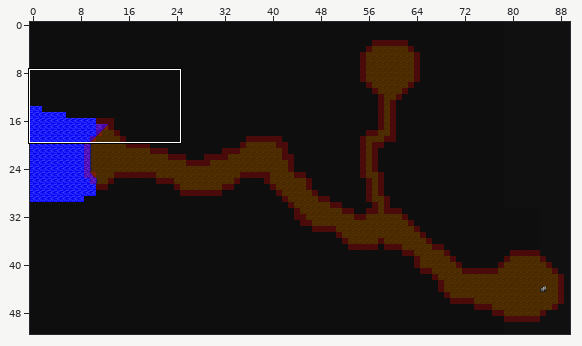
Tiled map -- maps/tunnela.tmx. The picture above shows the old version from afar; the outline marks the close-up.
Close-up. As it was:
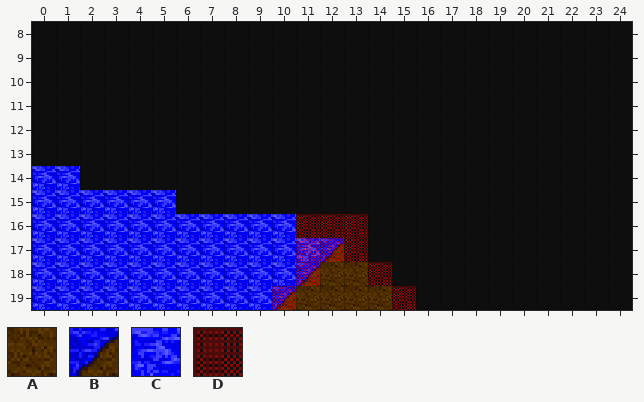
Cells are 16x16 px. Shown: x 0..24, y 8..19. The commit also changed other parts of the map, which this record leaves out.
Key: from "cave": A 25, B 485, C 491; from "obstacles": D 0.
_ is an empty cell.
Layers that did not change in this view are not listed.
Layer "map" before, first column x 0:
 8 _________________________
 9 _________________________
10 _________________________
11 _________________________
12 _________________________
13 _________________________
14 CC_______________________
15 CCCCCC___________________
16 CCCCCCCCCCC______________
17 CCCCCCCCCCCCB____________
18 CCCCCCCCCCCBAA___________
19 CCCCCCCCCCBAAAA__________
Layer "obstacles" before, first column x 0:
 8 _________________________
 9 _________________________
10 _________________________
11 _________________________
12 _________________________
13 _________________________
14 _________________________
15 _________________________
16 ___________DDD___________
17 ___________DDD___________
18 ___________D__D__________
19 __________D____D_________
The result:
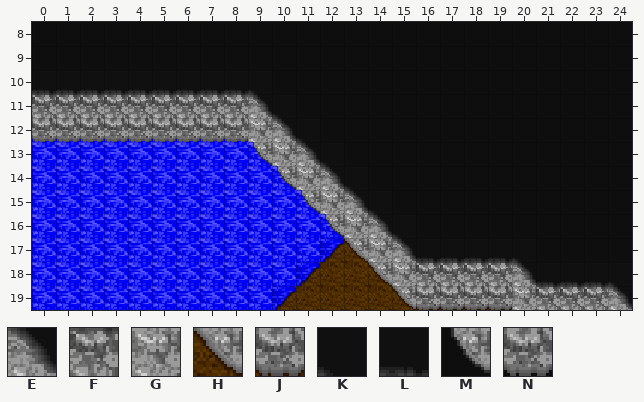
Further tiles: from "cave": E 7, F 8, G 10, H 13, J 14, K 20, L 21, M 73, N 74.
See-through tiles are keyed as they look on the map.
Difference:
Changed rows in their new state; . is an unchanged cell.
Layer "map":
first column x 0:
10 LLLLLLLLLK...............
11 FFFFFFFFFEK..............
12 CCCCCCCCCGEK.............
13 CCCCCCCCCCGEK............
14 ..CCCCCCCCCGEK...........
15 ......CCCCCCGEK..........
16 ...........CCGEK.........
17 .............HGELLLLK....
18 ..............HGFFFFELLLK
19 ...............HJJJJGFFFE
Layer "bmap":
first column x 0:
12 NNNNNNNNN....
13 .........M...
14 ..........M..
15 ...........M.
16 ............M
Layer "obstacles" (now hidden):
first column x 10:
16 .___..
17 .___..
18 ._.._.
19 _...._
Changed places in both close-ups, as pixel boxes (x1, y1, x2, y2):
changed: (32, 90, 632, 310)
